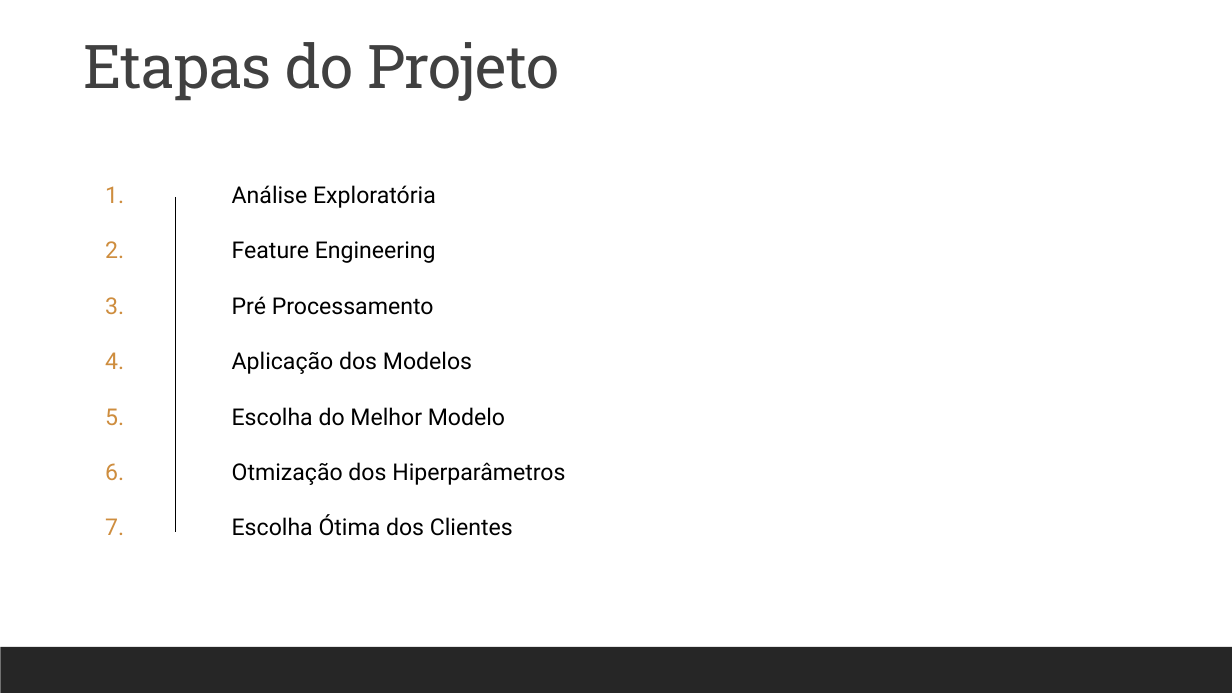
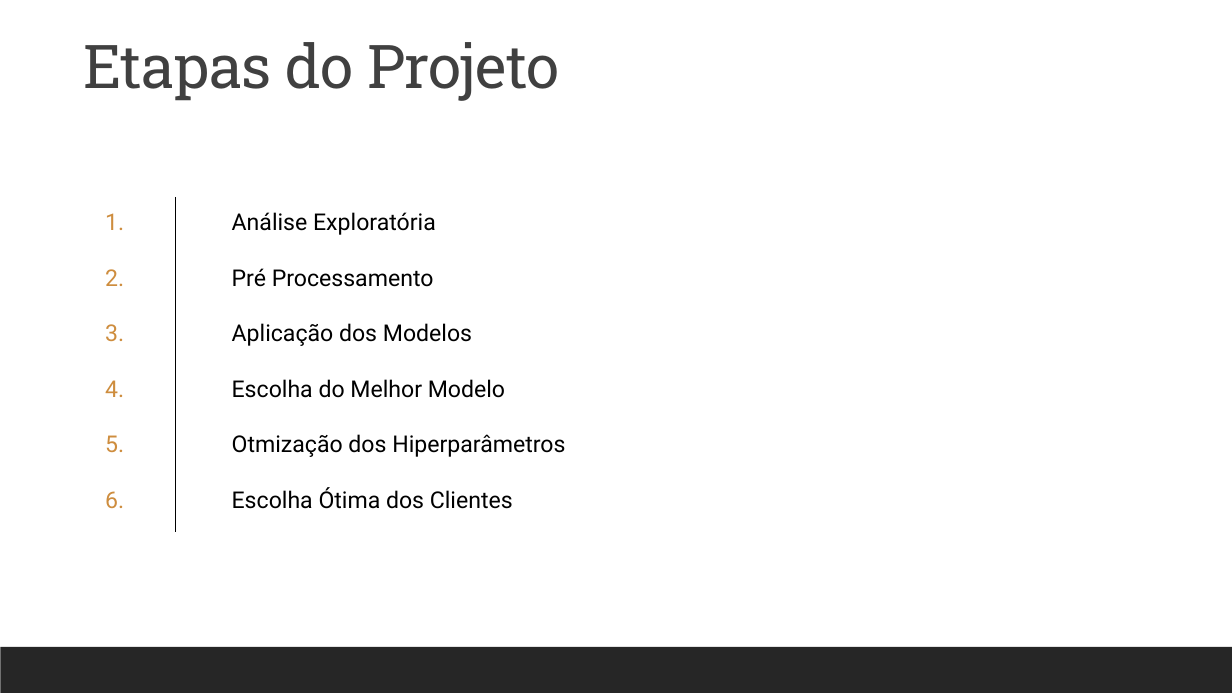
Before and after one commit to pedrosouzalv/PO-233, a slide deck: slide 6 of Projeto de PO-233.pptx. Drawn at 1232x693 pixels with LibreOffice and Linux fonts; fonts in the diff are those of the drawing. Boxes give left, top, right and bottom in pixels: in the first picture for what was removed or moved away, otherwise in the second. Text is boxed around its words. In the diff, an @@ line names an element or a change of style, - is before the commit and + after.

```diff
--- a/Projeto de PO-233.pptx
+++ b/Projeto de PO-233.pptx
@@ text at [232, 241, 436, 263]: paragraph removed @@
-Feature Engineering
@@ text at [105, 518, 124, 535]: paragraph removed @@
-7.
```
Also in this commit, not shown: 2 slides added, 7 other files.
